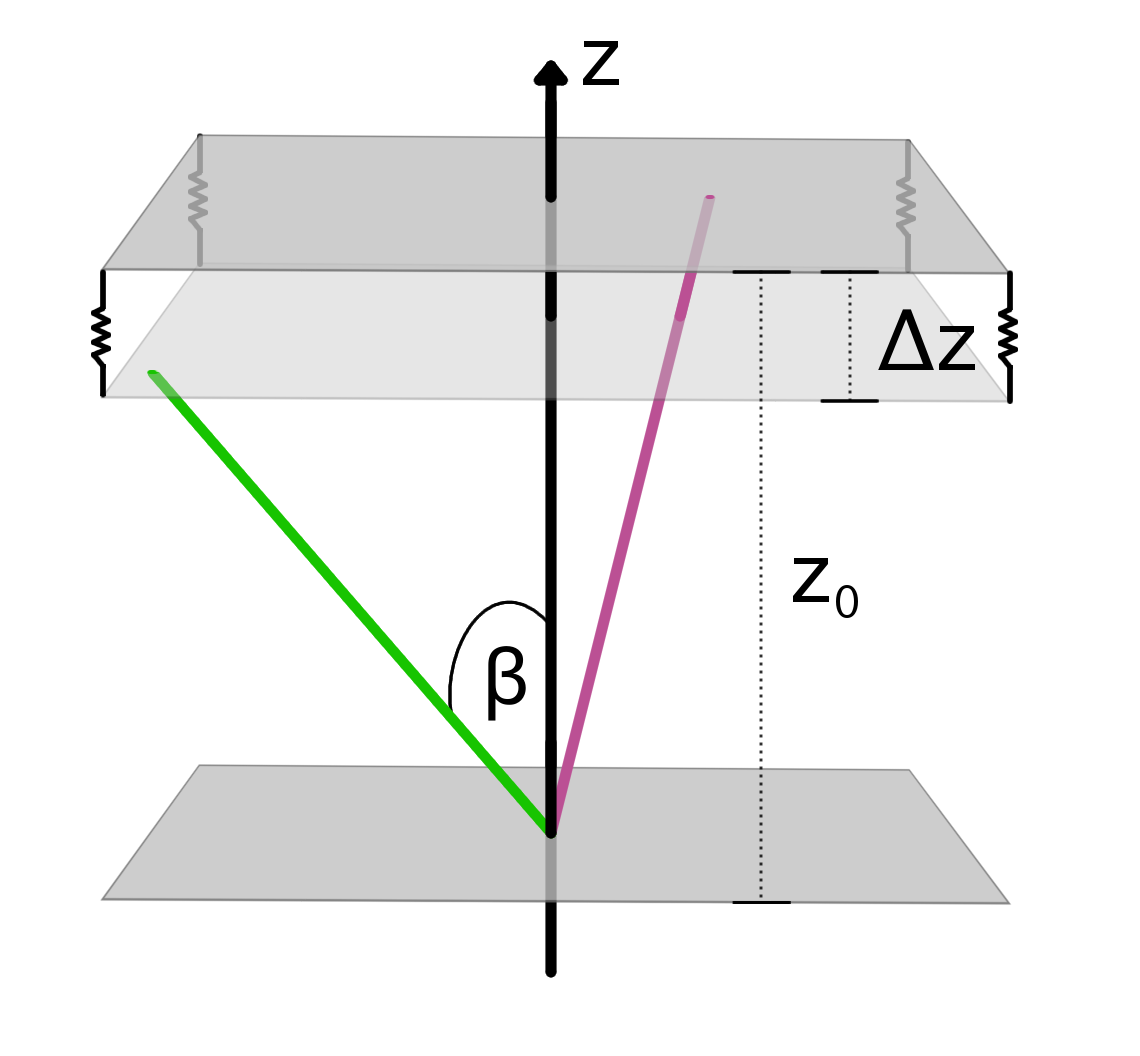
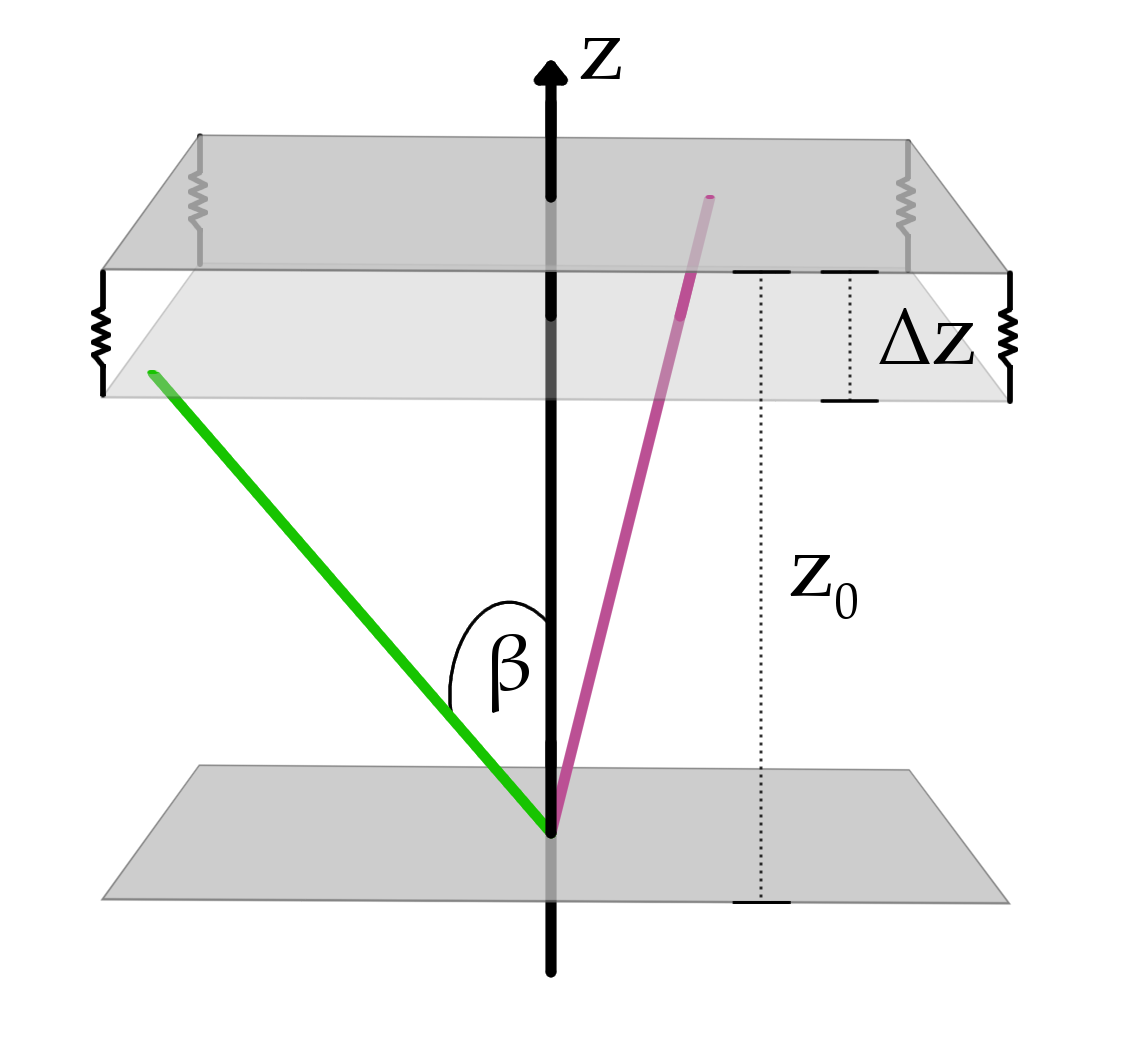
Layers edited between the first and the second w=1140, h=1056 image:
painted on "0" over [836, 583, 858, 619]
painted on "β" over [488, 634, 529, 721]
painted on "z #1" over [580, 38, 621, 85]
painted on "z" over [790, 555, 831, 602]
renamed "Δz #1" to "Δz", painted on it over [878, 308, 975, 370]
